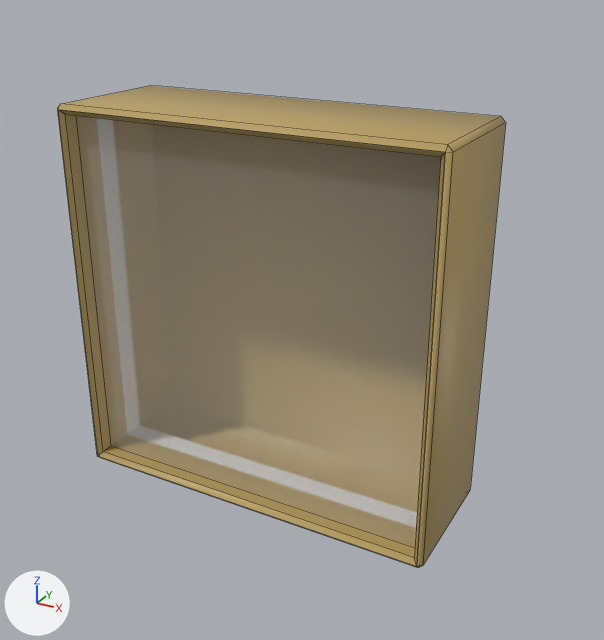
A saved change to the Blender file packages/frontend/assets/room/objects/picture-frame/picture-frame.blend.
Camera for both pictures: a 50 mm lens placed at (0.0424, -0.0784, 0.035), pointed at (0.0029, -0.0064, -0.001). The lights are fixed; the arrows at lower left show +X, +Y and +Z. The older version comes first. Mesh edges are drawn as thin lines.

The first picture shows '__X_COVER__Cover', '__X_FRAME__Frame'.
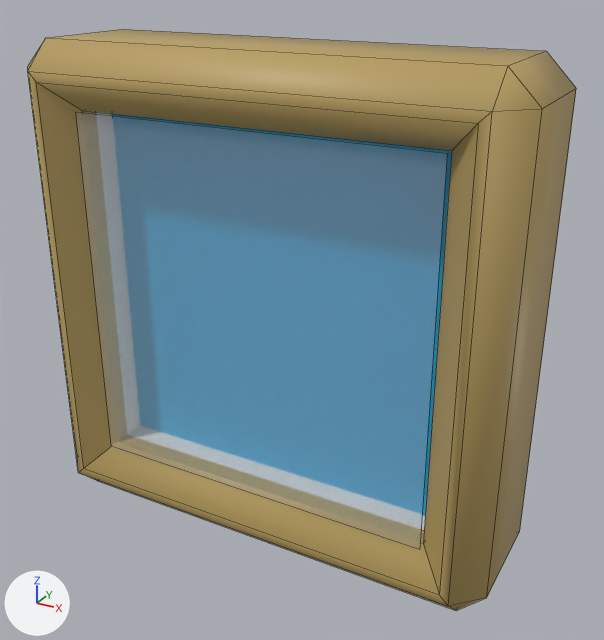
Changed parts and their boxes (x1, y1, x2, y2) in the pictures (604 x 640 px):
'__X_FRAME__Frame.Bevel', added (yellow): after (28, 29, 576, 611)
'__X_FRAME__Frame', hidden: before (57, 86, 506, 567)
'__X_PICTURE__Picture', shown (mostly hidden): after (112, 114, 452, 515)

Edits to the bpy script that builds the scene:
```text
Add me_cube_004:
    me_cube_004.from_pydata(...)  # 32 vertices, 29 faces; spans x -0.027..0.027, y -0.0075..0.0075, z -0.027..0.027
    me_cube_004.materials.append(mat_x_frame__frame)  # yellow #baa061
Change ob_x_picture__picture:
    remove ob_x_picture__picture.hide_set(True)
Change ob_x_frame__frame:
    add ob_x_frame__frame.hide_render = True
Add ob_x_frame__frame_bevel:
    ob_x_frame__frame_bevel = bpy.data.objects.new('__X_FRAME__Frame.Bevel', me_cube_004)
    ob_x_frame__frame_bevel.location = (0.0, -0.0075, 0.0)
```
